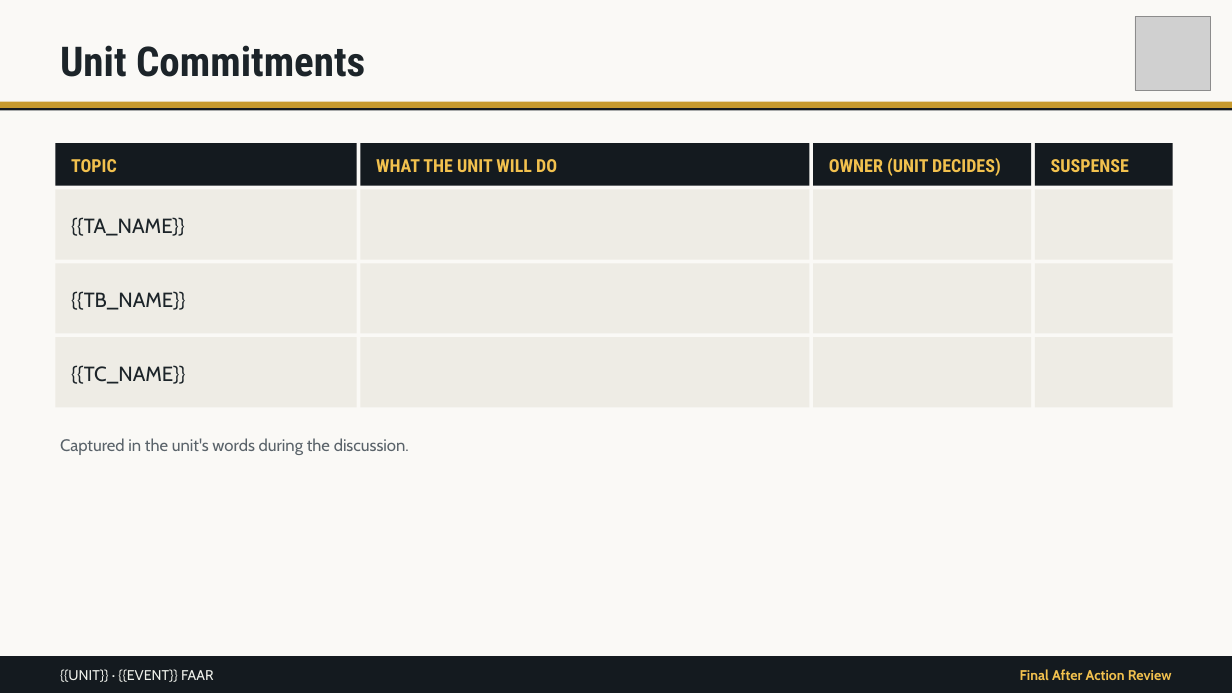
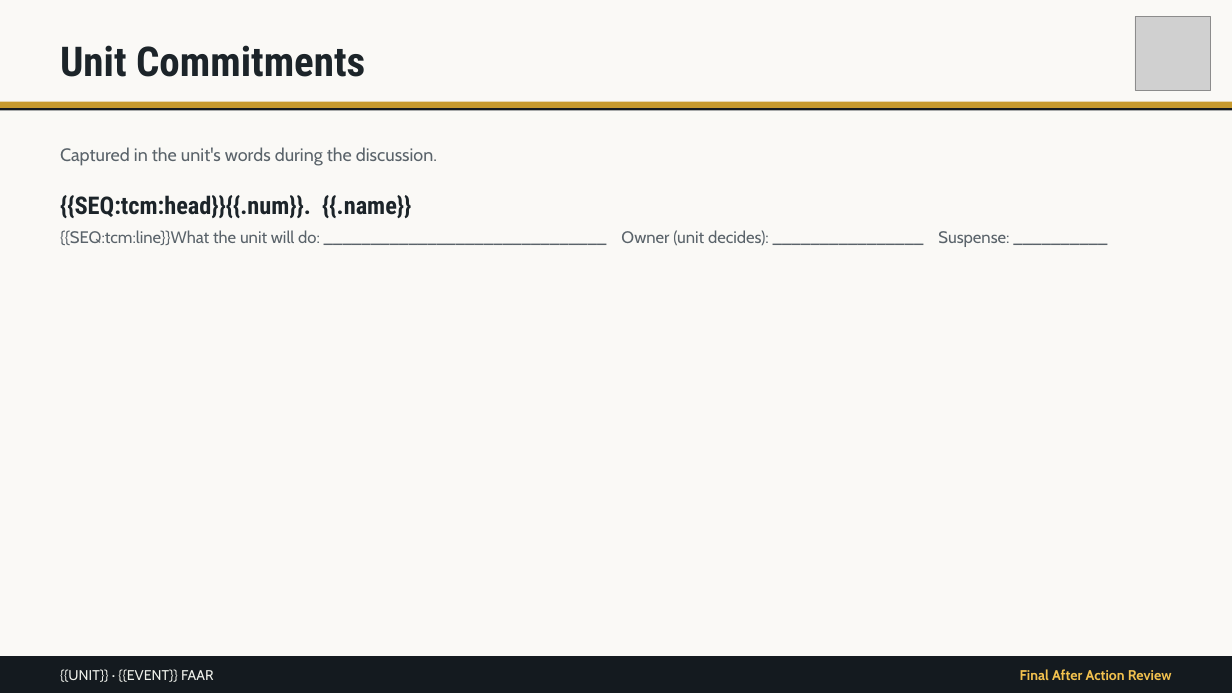
Before and after one commit to bwest63/trace, a slide deck: slide 12 of templates/faar-template.pptx. Drawn at 1232x693 pixels with LibreOffice and Linux fonts; fonts in the diff are those of the drawing; grey boxes stand for pictures. Boxes give left, top, right and bottom in pixels: in the first picture for what was removed or moved away, otherwise in the second. Text is boxed around its words. In the diff, an @@ line names an element or a change of style, - is before the commit and + after.

```diff
--- a/templates/faar-template.pptx
+++ b/templates/faar-template.pptx
@@ text "Captured in the unit's words ...": place and size @@
-text "Captured in the unit's words ..." at bbox=[60, 438, 409, 455]
+text "Captured in the unit's words ..." at bbox=[60, 147, 437, 166]
@@ text "Captured in the unit's words ..." at bbox=[60, 147, 437, 166]: size 13 to 14 pt @@
@@ rectangle removed at bbox=[55, 143, 357, 186] @@
@@ rectangle removed at bbox=[360, 143, 810, 186] @@
@@ rectangle removed at bbox=[813, 143, 1031, 186] @@
@@ rectangle removed at bbox=[1035, 143, 1173, 186] @@
@@ text removed at bbox=[71, 159, 117, 172] @@
-TOPIC
@@ text removed at bbox=[376, 159, 557, 172] @@
-WHAT THE UNIT WILL DO
@@ text removed at bbox=[829, 158, 1001, 176] @@
-OWNER (UNIT DECIDES)
@@ text removed at bbox=[1051, 159, 1129, 172] @@
-SUSPENSE
@@ rectangle removed at bbox=[55, 189, 357, 260] @@
@@ text added at bbox=[60, 195, 1009, 247], 13 pt, text #5A636A @@
+{{SEQ:tcm:head}}{{.num}}. {{.name}}
+{{SEQ:tcm:line}}What the unit will do: ______________________________ Owner (unit decides): ________________ Suspense: __________
@@ rectangle removed at bbox=[360, 189, 810, 260] @@
@@ rectangle removed at bbox=[813, 189, 1031, 260] @@
@@ rectangle removed at bbox=[1035, 189, 1173, 260] @@
@@ text removed at bbox=[71, 217, 185, 236] @@
-{{TA_NAME}}
@@ rectangle removed at bbox=[55, 263, 357, 334] @@
@@ rectangle removed at bbox=[360, 263, 810, 334] @@
@@ rectangle removed at bbox=[813, 263, 1031, 334] @@
@@ rectangle removed at bbox=[1035, 263, 1173, 334] @@
@@ text removed at bbox=[71, 291, 185, 310] @@
-{{TB_NAME}}
@@ rectangle removed at bbox=[55, 337, 357, 408] @@
@@ rectangle removed at bbox=[360, 337, 810, 408] @@
@@ rectangle removed at bbox=[813, 337, 1031, 408] @@
@@ rectangle removed at bbox=[1035, 337, 1173, 408] @@
@@ text removed at bbox=[71, 365, 185, 384] @@
-{{TC_NAME}}
```
Also in this commit, not shown: 2 other slides changed, 4 other files.
